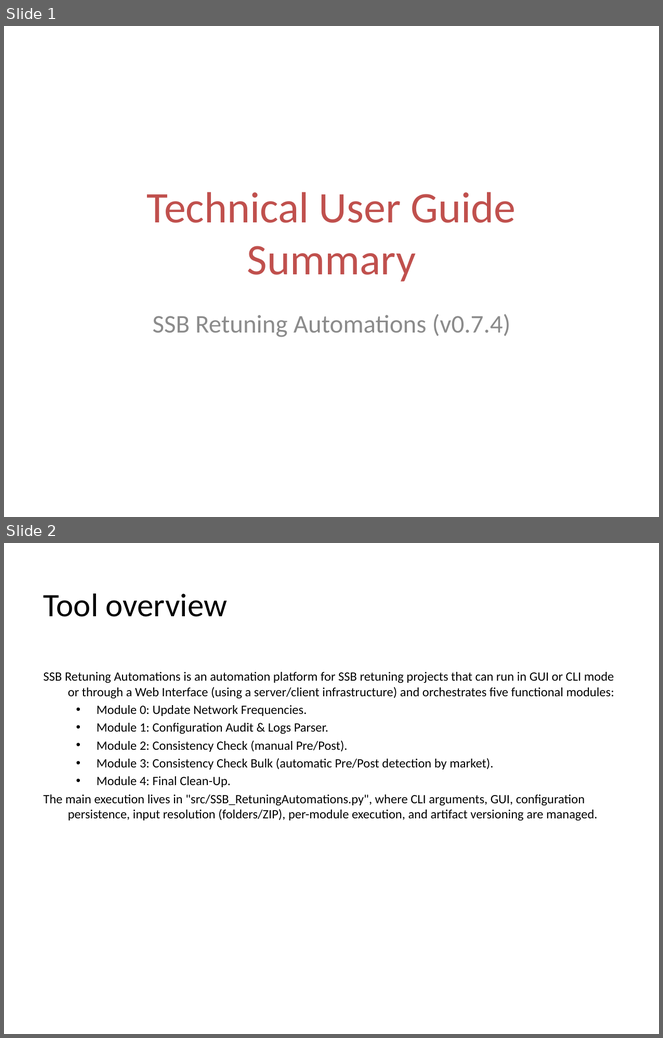
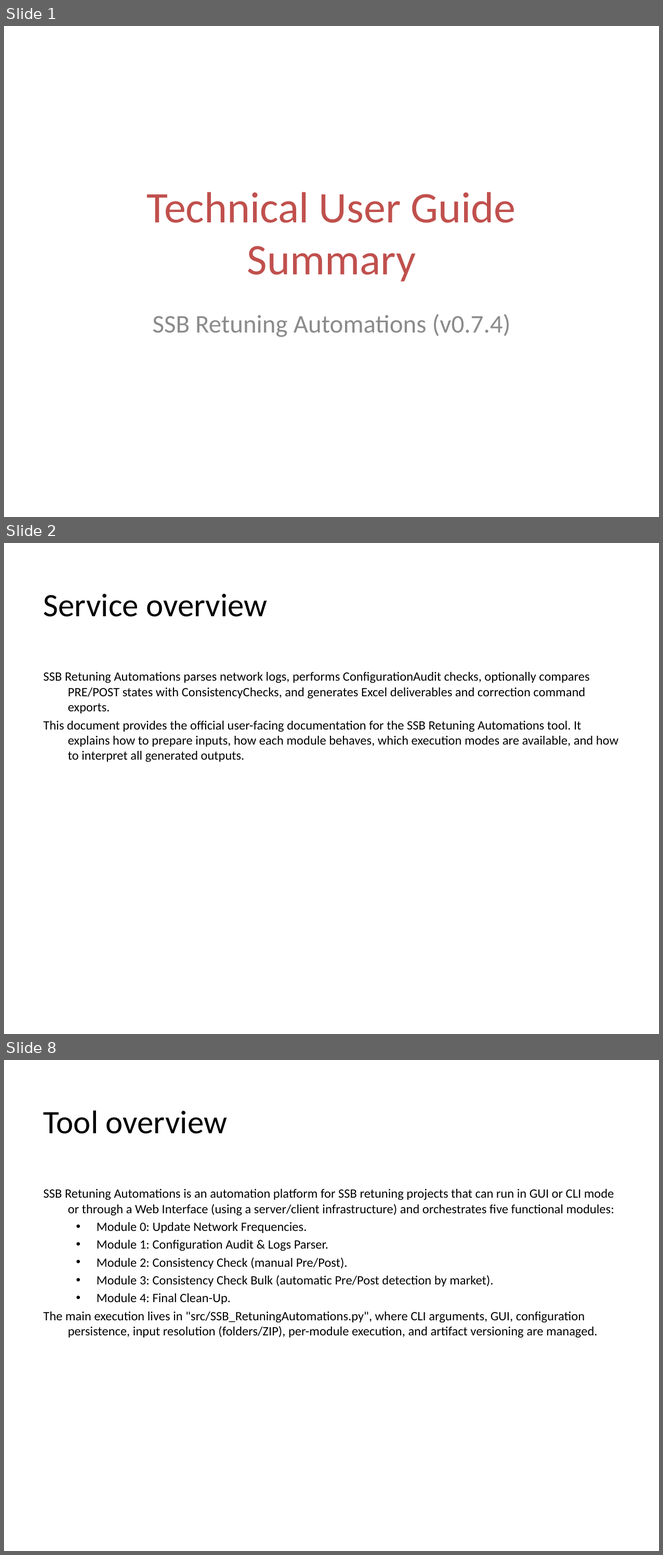
Before and after one commit to jaimetur/SSB_RetuningAutomations, a slide deck: help/User-Guide-SSB-Retuning-Automations-v0.7.4.pptx. Shown one above the other, each under a label of ours: slides 1 and 2 before the commit, slides 1, 2 and 8 after it; the slides between them are not shown. The pictures are 663x1038 and 663x1555 pixels, drawn with LibreOffice and Linux fonts; fonts in the diff are those of the drawing; background and template pictures are left out. Boxes give left, top, right and bottom in pixels: in the first picture for what was removed or moved away, otherwise in the second. Text is boxed around its words. In the diff, an @@ line names an element or a change of style, - is before the commit and + after.

Commit message:
- Updated Technical User Guide to include Naming Convention for Inputs

```diff
--- a/help/User-Guide-SSB-Retuning-Automations-v0.7.4.pptx
+++ b/help/User-Guide-SSB-Retuning-Automations-v0.7.4.pptx
@@ slide 2 added at bbox=[4, 543, 659, 1034], background #FFFFFF @@
@@ title added at bbox=[44, 593, 267, 617], 36 pt, text #000000 @@
+Service overview
@@ text added at bbox=[44, 672, 619, 762], 14 pt, text #000000 @@
+SSB Retuning Automations parses network logs, performs ConfigurationAudit checks, optionally compares PRE/POST states with ConsistencyChecks, and generates Excel deliverables and correction command exports.
+This document provides the official user-facing documentation for the SSB Retuning Automations tool. It explains how to prepare inputs, how each module behaves, which execution modes are available, and how to interpret all generated outputs.
@@ what was slide 2 is now slide 8 @@
```
Also in this commit, not shown: 10 slides changed, 10 other slides added, 4 other files.
